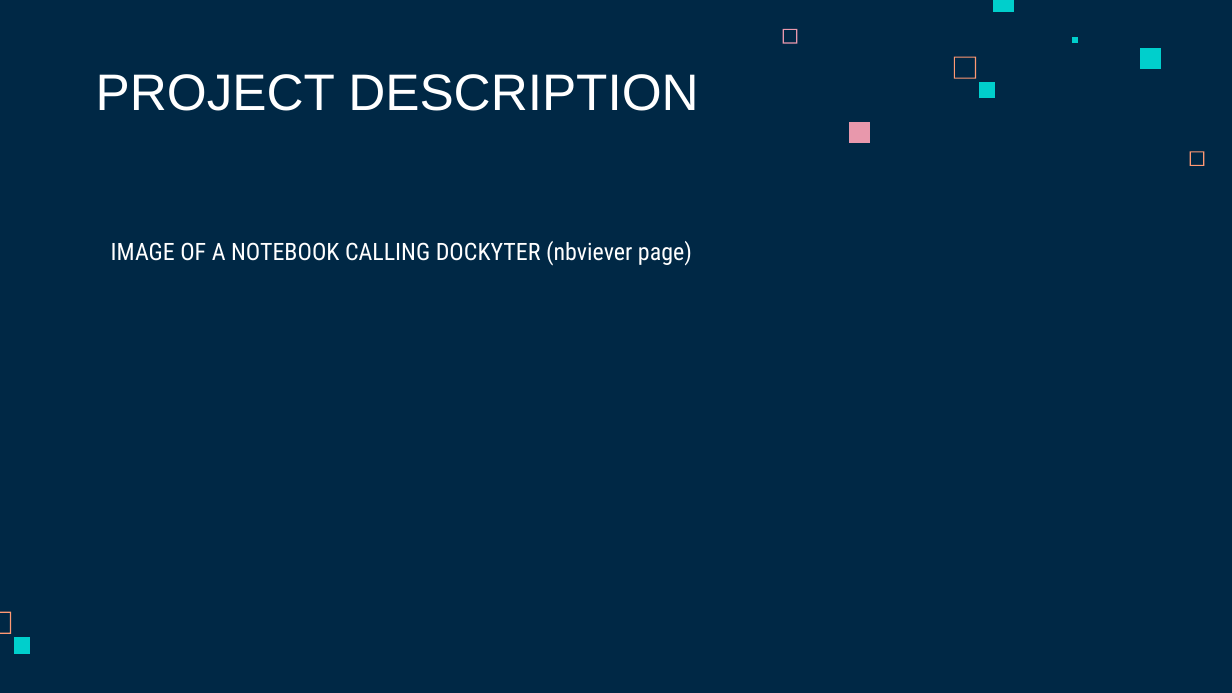
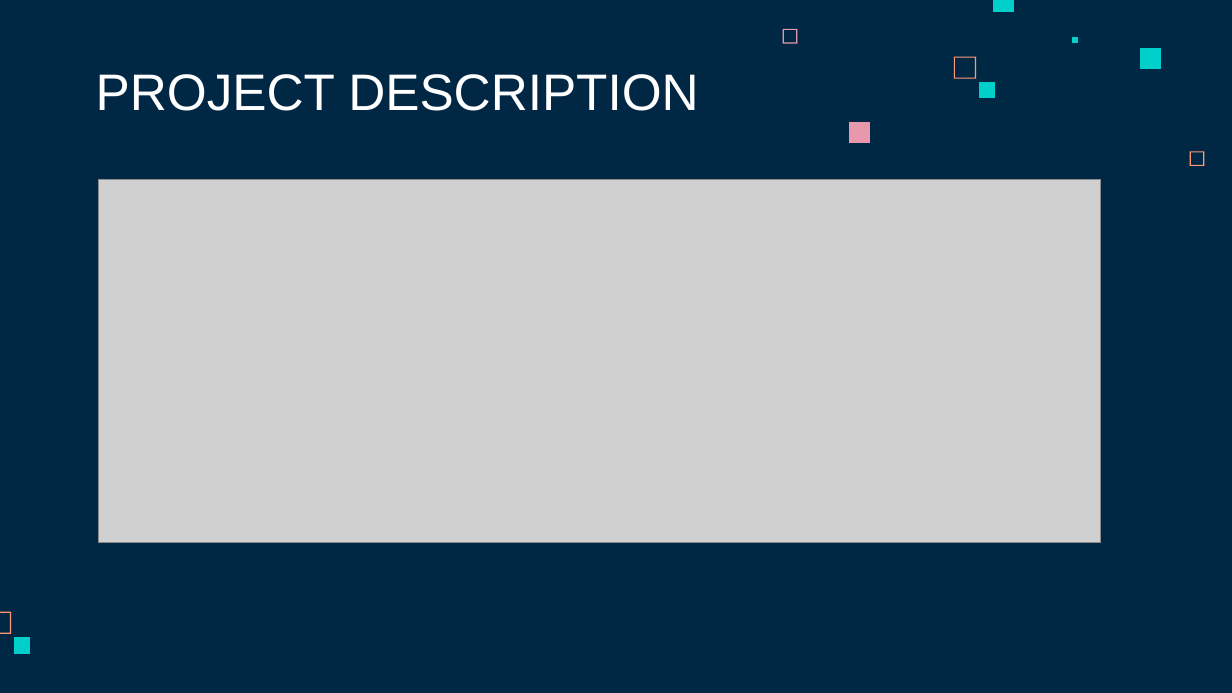
Before and after one commit to Lunfeer/hes-so-dockyter, a slide deck: slide 2 of Defense.pptx (slide 3 before the commit). Drawn at 1232x693 pixels with LibreOffice and Linux fonts; fonts in the diff are those of the drawing; grey boxes stand for pictures. Boxes give left, top, right and bottom in pixels: in the first picture for what was removed or moved away, otherwise in the second. Text is boxed around its words. In the diff, an @@ line names an element or a change of style, - is before the commit and + after.

```diff
--- a/Defense.pptx
+++ b/Defense.pptx
@@ picture added at (99, 180, 1101, 543) @@
@@ text removed at (111, 241, 692, 266) @@
-IMAGE OF A NOTEBOOK CALLING DOCKYTER (nbviever page)
```
Also in this commit, not shown: 1 other slide changed, 6 slides added, 2 slides removed.
